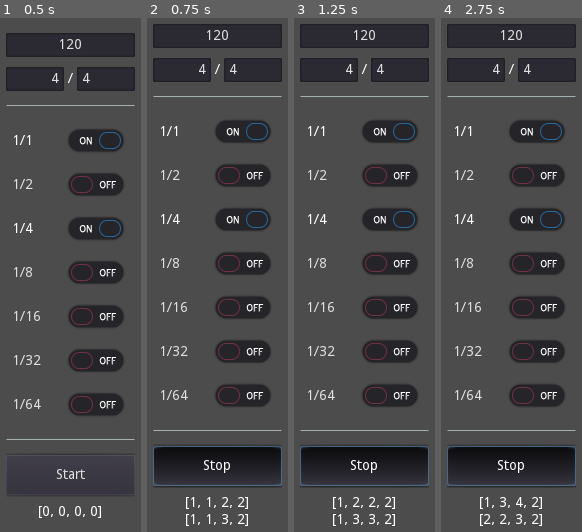
Above: before the commit, frames 1-4 (left to right).
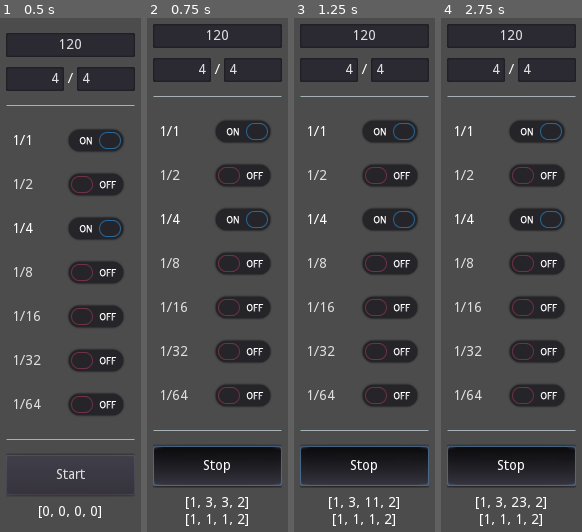
Above: after the commit, the same moments.

Repository: rezgi/Platform-Music
Game: Godot game, scene res://metronome/Metronome.tscn
Two runs of this game, one before a commit and one after it. Both use one fixed random seed, a clock stepped at 60 frames per second and the inputs below. The project has no main scene, so this scene is started directly.
Inputs:
- Up to frame 1 (0.5 s): no input
- Up to frame 2 (0.75 s): click "Start" at 0.5 s
- Up to frame 3 (1.25 s): no input
- Up to frame 4 (2.75 s): click "Stop" at 1.25 s; click "Start" at 2 s

Frame 1 is identical in both runs. In frame 2, 0.1% of the frame differs, in the area x 41-59%, y 93-99%; in frame 3, 0.6%; in frame 4, 0.7%, in the area x 24-75%, y 93-99%.

Commit message:
Switching to new paradigm : from state machine to functional
- not working now, didn't go through new algorithm, too confusing
- rewrote README and TODO for better progress tracking

Diff:
--- a/metronome/Metronome.gd
+++ b/metronome/Metronome.gd
@@ -39,7 +39,7 @@
 func check_inputs(time_input: Dictionary) -> bool:
 	var check_status = false
 
-	# array of possible beat signature types, power of 2's
+	# i = 2 then i * 2 while i <= 64
 	for i in [4, 2, 8, 16, 32, 64]:
 		if time_input.beat_length == i: check_status = true
 
@@ -55,78 +55,64 @@
 	d.full.duration = beat_duration * Metronome.info.beats_per_bar
 	d.half.duration = beat_duration * 2
 	d.quart.duration = beat_duration
-	d.quart.threshold = Metronome.info.beats_per_bar
+#	d.quart.threshold = Metronome.info.beats_per_bar
 	d.eight.duration = d.quart.duration / 2.0
 	d.sixteenth.duration = d.eight.duration / 2.0
 	d.thirtysecond.duration = d.sixteenth.duration / 2.0
 	d.sixtyfourth.duration = d.thirtysecond.duration / 2.0
 	d.hundredtwentyeight.duration = d.sixtyfourth.duration / 2.0
 
-func set_smallest_subdivision() -> void:
-	if Metronome.subdivisions.hundredtwentyeight.duration >= Metronome.info.delta:
-		Metronome.info.smallest_subdivision = 7
-		Metronome.info.secondary_index = 5
-		print("128")
-	elif Metronome.subdivisions.sixtyfourth.duration >= Metronome.info.delta:
-		Metronome.info.smallest_subdivision = 6
-		Metronome.info.secondary_index = 5
-		print("64")
-	elif Metronome.subdivisions.sixteenth.duration >= Metronome.info.delta:
-		Metronome.info.smallest_subdivision = 4
-		Metronome.info.secondary_index = 3
-		print("16")
+func set_smallest_subdivision() -> int:
+	var counter := 0
+	for key in Metronome.subdivisions.values():
+		if key.duration >= get_physics_process_delta_time(): break
+		else: counter += 1
+	return counter
 
 func set_tempo_data(time_input) -> void:
 	Metronome.info.bpm = time_input.bpm
 	Metronome.info.beats_per_bar = time_input.beats_per_bar
 	Metronome.info.beat_length = str("1/", time_input.beat_length)
-	Metronome.info.delta = get_physics_process_delta_time()
 	beat_duration_to_subdivisions_duration(time_signature_to_beat_duration(time_input))
-	set_smallest_subdivision()
+	Metronome.info.smallest_subdivision = set_smallest_subdivision()
 
 # COUNTER
+
+func printer(i)->void:
+	print("i = %s : %s : %s" % [i, Metronome.subdivisions.keys()[i], Metronome.subdivisions.values()[i]])
 
 func count_tempo() -> void:
 
 	var m = Metronome.info
 	var subdivisions = Metronome.subdivisions.values()
 	var smallest_subdivision = subdivisions[m.smallest_subdivision]
-	var i = m.smallest_subdivision
-	m.delta_accumulator += m.delta
+
+	m.delta_accumulator += get_physics_process_delta_time()
 
 	if m.delta_accumulator >= smallest_subdivision.duration:
 
 		m.delay = m.delta_accumulator - smallest_subdivision.duration
 		m.delta_accumulator = 0.0 + m.delay
 		smallest_subdivision.tempo_count += 1
-		m.secondary_counter += 1
-
-		while i >= 2:
-
-			if subdivisions[i].tempo_count > subdivisions[i].threshold:
-				var next_index := 0
-				if i == 2:
-					next_index = 0
-					subdivisions[1].tempo_count = 1
-				elif i == 7: next_index = 6
-				else: next_index = i - 2
-
-				subdivisions[next_index].tempo_count += 1
+		var i = m.smallest_subdivision
+#		print("------")
+
+		while i < subdivisions.size() - 1:
+#			printer(i)
+			if i == m.smallest_subdivision and subdivisions[i].tempo_count > 2:
+				subdivisions[i + 1].tempo_count += 1
 				subdivisions[i].tempo_count = 1
-
-				if i != 7 and subdivisions[next_index].sound.on:
-					play_metronome(subdivisions[next_index].sound)
-
-			if m.smallest_subdivision > m.secondary_index and \
-			m.secondary_counter > subdivisions[m.secondary_index].threshold:
-
-				subdivisions[m.secondary_index].tempo_count += 1
-				m.secondary_counter = 1
-
-				if subdivisions[m.secondary_index].sound.on :
-					play_metronome(subdivisions[m.secondary_index].sound)
-
-			i -= 1
+			if i == m.smallest_subdivision + 1 and subdivisions[i].tempo_count > 2:
+				subdivisions[i + 1].tempo_count += 1
+			if i == subdivisions.size() - 2 and subdivisions[i].tempo_count >= floor(m.beats_per_bar / 2):
+				subdivisions[i].tempo_count = 1
+			if i == subdivisions.size() - 1 and subdivisions[i].tempo_count > m.beats_per_bar:
+				subdivisions[i].tempo_count += 1
+				subdivisions[i - 2].tempo_count = 1
+			if subdivisions[i].tempo_count > 2:
+				subdivisions[i + 1].tempo_count += 1
+				subdivisions[i - 1].tempo_count = 1
+			i += 1
 
 # METHODS
 
@@ -154,17 +140,17 @@
 	var array := []
 	if type == "primary":
 		array = [
-			Metronome.subdivisions.values()[0].tempo_count,
-			Metronome.subdivisions.values()[2].tempo_count,
-			Metronome.subdivisions.values()[4].tempo_count,
-			Metronome.subdivisions.values()[6].tempo_count
+			Metronome.subdivisions.values()[7].tempo_count,
+			Metronome.subdivisions.values()[5].tempo_count,
+			Metronome.subdivisions.values()[3].tempo_count,
+			Metronome.subdivisions.values()[1].tempo_count
 		]
 	elif type == "secondary":
 		array = [
-			Metronome.subdivisions.values()[1].tempo_count,
-			Metronome.subdivisions.values()[3].tempo_count,
-			Metronome.subdivisions.values()[5].tempo_count,
-			Metronome.subdivisions.values()[7].tempo_count
+			Metronome.subdivisions.values()[6].tempo_count,
+			Metronome.subdivisions.values()[4].tempo_count,
+			Metronome.subdivisions.values()[2].tempo_count,
+			Metronome.subdivisions.values()[0].tempo_count
 		]
 	return array
 
@@ -225,3 +211,43 @@
 
 func _on_check_sixtyfourth_toggled(button_pressed: bool) -> void:
 	Metronome.subdivisions.sixtyfourth.sound.on = button_pressed
+
+#var m = Metronome.info
+#	var subdivisions = Metronome.subdivisions.values()
+#	var smallest_subdivision = subdivisions[m.smallest_subdivision]
+#	var i = m.smallest_subdivision
+#	m.delta_accumulator += get_physics_process_delta_time()
+#
+#	if m.delta_accumulator >= smallest_subdivision.duration:
+#
+#		m.delay = m.delta_accumulator - smallest_subdivision.duration
+#		m.delta_accumulator = 0.0 + m.delay
+#		smallest_subdivision.tempo_count += 1
+#		m.secondary_counter += 1
+#
+#		while i >= 2:
+#
+#			if subdivisions[i].tempo_count > subdivisions[i].threshold:
+#				var next_index := 0
+#				if i == 2:
+#					next_index = 0
+#					subdivisions[1].tempo_count = 1
+#				elif i == 7: next_index = 6
+#				else: next_index = i - 2
+#
+#				subdivisions[next_index].tempo_count += 1
+#				subdivisions[i].tempo_count = 1
+#
+#				if i != 7 and subdivisions[next_index].sound.on:
+#					play_metronome(subdivisions[next_index].sound)
+#
+#			if m.smallest_subdivision > m.secondary_index and \
+#			m.secondary_counter > subdivisions[m.secondary_index].threshold:
+#
+#				subdivisions[m.secondary_index].tempo_count += 1
+#				m.secondary_counter = 1
+#
+#				if subdivisions[m.secondary_index].sound.on :
+#					play_metronome(subdivisions[m.secondary_index].sound)
+#
+#			i -= 1
--- a/metronome/metronome_default_dictionary.gd
+++ b/metronome/metronome_default_dictionary.gd
@@ -1,15 +1,60 @@
 extends Node
-#class_name Default_Metronome
 
 const Metronome := {
 	subdivisions = {
-		full = {
+		hundredtwentyeight = {
 			duration = 0.0,
 			tempo_count = 1,
+#			threshold = 2,
+			},
+		sixtyfourth = {
+			duration = 0.0,
+			tempo_count = 1,
+#			threshold = 4,
 			sound = {
 				on = false,
-				pitch = 1,
-				volume = 0
+				pitch = 12,
+				volume = -12
+				}
+			},
+		thirtysecond = {
+			duration = 0.0,
+			tempo_count = 1,
+#			threshold = 4,
+			sound = {
+				on = false,
+				pitch = 10,
+				volume = -10
+				}
+			},
+		sixteenth = {
+			duration = 0.0,
+			tempo_count = 1,
+#			threshold = 4,
+			sound = {
+				on = false,
+				pitch = 8,
+				volume = -8
+				}
+			},
+		eight = {
+			duration = 0.0,
+			tempo_count = 1,
+#			threshold = 4,
+			sound = {
+				on = false,
+				pitch = 6,
+				volume = -6
+				}
+			},
+		quart = {
+			duration = 0.0,
+			tempo_count = 1,
+#			threshold = 0,
+			sound = {
+				on = false,
+				pitch = 4,
+				volume = -4
 				}
 			},
 		half = {
@@ -21,68 +66,22 @@
 				volume = -2
 				}
 			},
-		quart = {
+		full = {
 			duration = 0.0,
 			tempo_count = 1,
-			threshold = 0,
 			sound = {
 				on = false,
-				pitch = 4,
-				volume = -4
+				pitch = 1,
+				volume = 0
 				}
-			},
-		eight = {
-			duration = 0.0,
-			tempo_count = 1,
-			threshold = 4,
-			sound = {
-				on = false,
-				pitch = 6,
-				volume = -6
-				}
-			},
-		sixteenth = {
-			duration = 0.0,
-			tempo_count = 1,
-			threshold = 4,
-			sound = {
-				on = false,
-				pitch = 8,
-				volume = -8
-				}
-			},
-		thirtysecond = {
-			duration = 0.0,
-			tempo_count = 1,
-			threshold = 4,
-			sound = {
-				on = false,
-				pitch = 10,
-				volume = -10
-				}
-			},
-		sixtyfourth = {
-			duration = 0.0,
-			tempo_count = 1,
-			threshold = 4,
-			sound = {
-				on = false,
-				pitch = 12,
-				volume = -12
-				}
-			},
-		hundredtwentyeight = {
-			duration = 0.0,
-			tempo_count = 1,
-			threshold = 2,
-			},
+			}
 	},
 	info = {
 		bpm = 0,
 		beats_per_bar = 0,
 		beat_length = "",
 		delay = 0.0,
-		delta = 0.0,
+#		delta = 0.0,
 		delta_accumulator = 0.0,
 		secondary_counter = 1,
 		secondary_index = 0,
Not shown, changed: README.md
Not shown, changed: TODO.md
